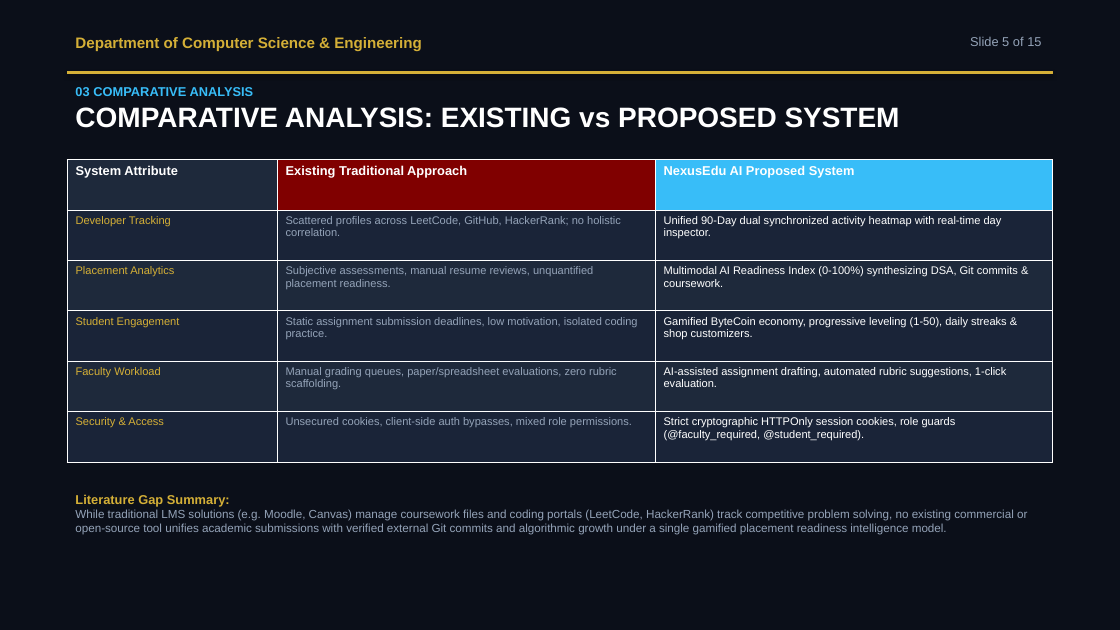
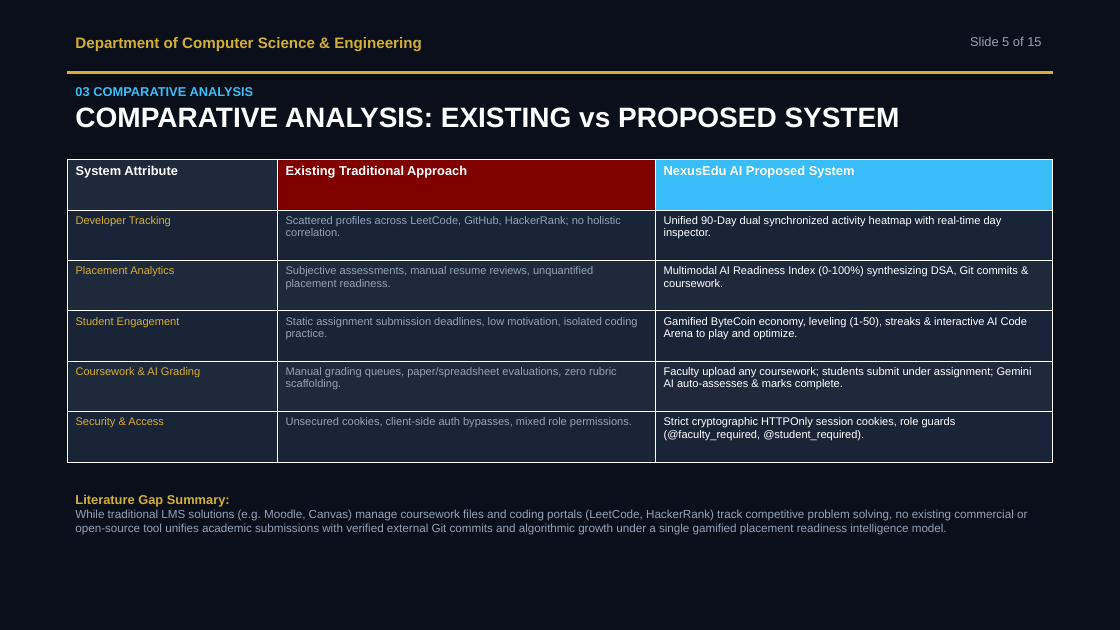
Before and after one commit to CodingWithAman1/NexusEduAI, a slide deck: slide 5 of NexusEdu_AI_Mini_Project_Presentation.pptx. Drawn at 1120x630 pixels with LibreOffice and Linux fonts; fonts in the diff are those of the drawing. Boxes give left, top, right and bottom in pixels: in the first picture for what was removed or moved away, otherwise in the second. Text is boxed around its words. In the diff, an @@ line names an element or a change of style, - is before the commit and + after.

```diff
--- a/NexusEdu_AI_Mini_Project_Presentation.pptx
+++ b/NexusEdu_AI_Mini_Project_Presentation.pptx
@@ table at [67,160,1053,462] @@
-row 4, column 3: Gamified ByteCoin economy, progressive leveling (1-50), daily streaks & shop customizers.
+row 4, column 3: Gamified ByteCoin economy, leveling (1-50), streaks & interactive AI Code Arena to play and optimize.
-row 5, column 1: Faculty Workload
+row 5, column 1: Coursework & AI Grading
-row 5, column 3: AI-assisted assignment drafting, automated rubric suggestions, 1-click evaluation.
+row 5, column 3: Faculty upload any coursework; students submit under assignment; Gemini AI auto-assesses & marks complete.
```
Also in this commit, not shown: 10 other slides changed, 7 other files.
